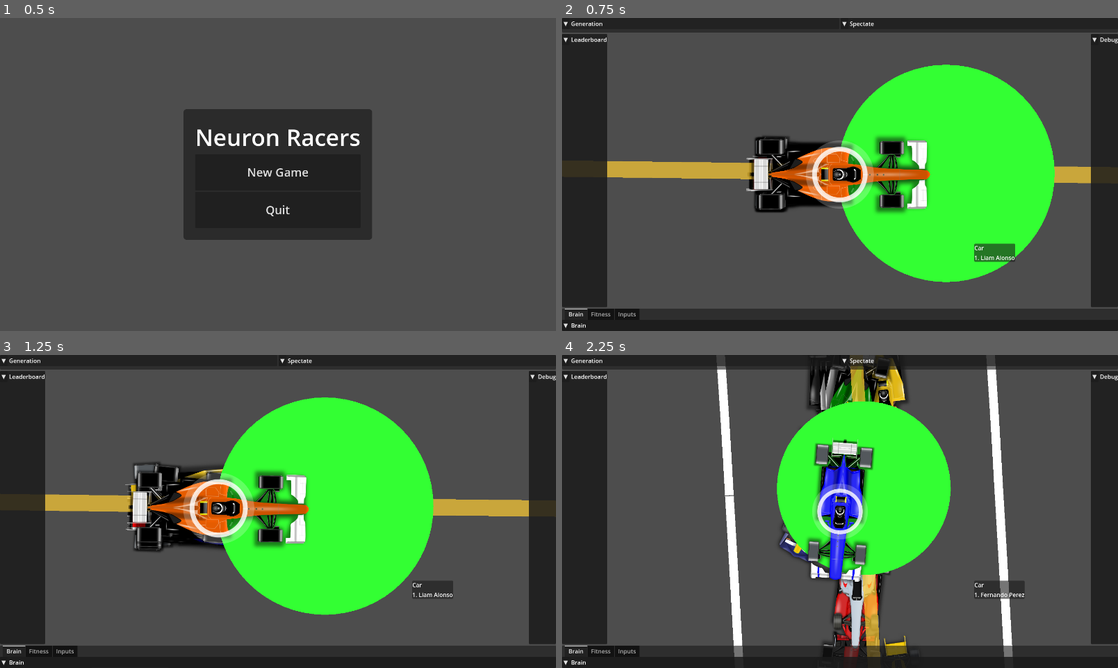
Above: before the commit, frames 1-4 (two rows, left to right).
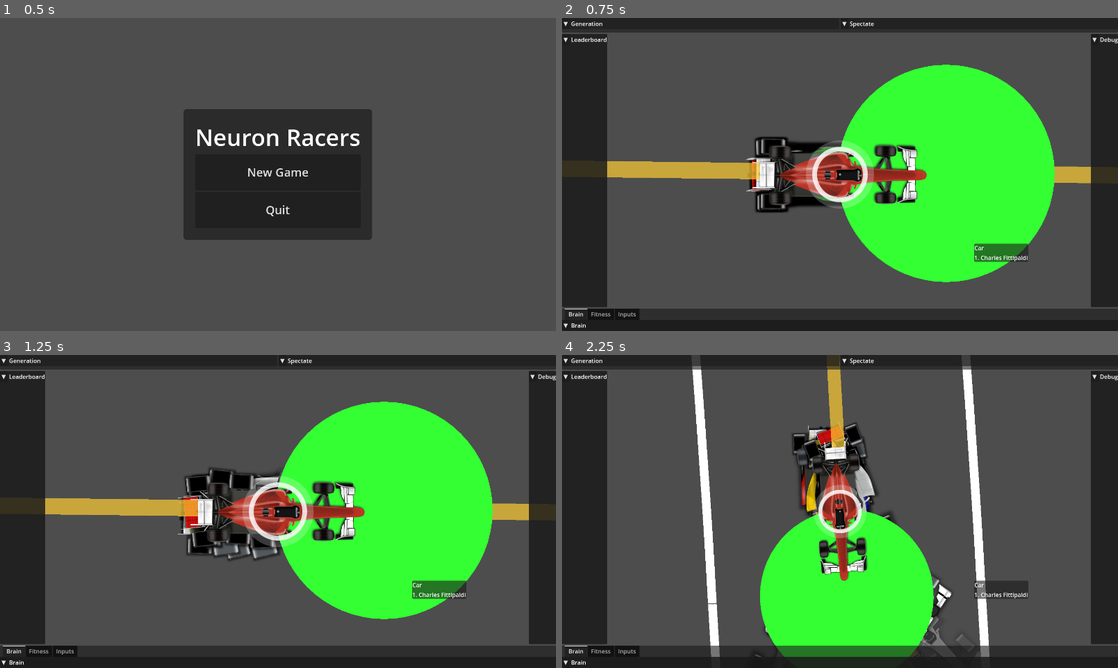
Above: after the commit, the same moments.

Repository: VitorMPCastro/NeuronRacers
Game: Godot game, scene res://scenes/ui/mainMenu.tscn
Two runs of this game, one before a commit and one after it. Both use one fixed random seed, a clock stepped at 60 frames per second and the inputs below.
Inputs (mouse positions are in pixels of both pictures, inside the frame that each line leads up to):
- Up to frame 1 (0.5 s): no input
- Up to frame 2 (0.75 s): click "New Game" at 0.5 s
- Up to frame 3 (1.25 s): no input
- Up to frame 4 (2.25 s): tap Enter at 1.25 s; move the mouse to (962, 495) at 1.27 s; hold Up (ui_up) 1.28-2 s; hold Q 1.28-2 s; click (962, 495) at 1.42 s; drag from (728, 527) to (856, 602) at 2.02 s

Frame 1 is identical in both runs. In frame 2, 5.2% of the frame differs, in the area x 10-89%, y 15-85%; in frame 3, 22%; in frame 4, 29%, in the area x 23-84%, y 0-97%.

Commit message:
feat: Update project configuration and enhance car dynamics with new grip and reverse features

Diff:
--- a/project.godot
+++ b/project.godot
@@ -13,7 +13,7 @@
 config/name="Neuron Racers"
 run/main_scene="uid://b034ouy7crnak"
 config/features=PackedStringArray("4.4", "Forward Plus")
-config/icon="res://icon.svg"
+config/icon="uid://dll0n508iv2v8"
 
 [display]
 
@@ -30,3 +30,5 @@
 
 renderer/rendering_method="gl_compatibility"
 renderer/rendering_method.mobile="gl_compatibility"
+anti_aliasing/quality/msaa_2d=2
+anti_aliasing/quality/screen_space_aa=1
--- a/scenes/car.tscn
+++ b/scenes/car.tscn
@@ -25,42 +25,84 @@
 [sub_resource type="Resource" id="Resource_4clw4"]
 script = ExtResource("4_3mrxu")
 enabled = true
-angle_deg = 15.0
+angle_deg = 22.0
 max_length_px = 1e+06
 metadata/_custom_type_script = "uid://dqguyqcyqkap"
 
 [sub_resource type="Resource" id="Resource_ctevm"]
 script = ExtResource("4_3mrxu")
 enabled = true
-angle_deg = -15.0
+angle_deg = 44.0
 max_length_px = 1e+06
 metadata/_custom_type_script = "uid://dqguyqcyqkap"
 
 [sub_resource type="Resource" id="Resource_uraa1"]
 script = ExtResource("4_3mrxu")
 enabled = true
-angle_deg = 30.0
+angle_deg = 66.0
 max_length_px = 1e+06
 metadata/_custom_type_script = "uid://dqguyqcyqkap"
 
 [sub_resource type="Resource" id="Resource_gm33m"]
 script = ExtResource("4_3mrxu")
 enabled = true
-angle_deg = -30.0
+angle_deg = 88.0
 max_length_px = 1e+06
 metadata/_custom_type_script = "uid://dqguyqcyqkap"
 
 [sub_resource type="Resource" id="Resource_ugdpj"]
 script = ExtResource("4_3mrxu")
 enabled = true
-angle_deg = 90.0
+angle_deg = 110.0
 max_length_px = 1e+06
 metadata/_custom_type_script = "uid://dqguyqcyqkap"
 
 [sub_resource type="Resource" id="Resource_hylxu"]
 script = ExtResource("4_3mrxu")
 enabled = true
-angle_deg = -90.0
+angle_deg = 132.0
+max_length_px = 1e+06
+metadata/_custom_type_script = "uid://dqguyqcyqkap"
+
+[sub_resource type="Resource" id="Resource_6mia2"]
+script = ExtResource("4_3mrxu")
+enabled = true
+angle_deg = -132.0
+max_length_px = 1e+06
+metadata/_custom_type_script = "uid://dqguyqcyqkap"
+
+[sub_resource type="Resource" id="Resource_a1jdg"]
+script = ExtResource("4_3mrxu")
+enabled = true
+angle_deg = -110.0
+max_length_px = 1e+06
+metadata/_custom_type_script = "uid://dqguyqcyqkap"
+
+[sub_resource type="Resource" id="Resource_7vqyg"]
+script = ExtResource("4_3mrxu")
+enabled = true
+angle_deg = -88.0
+max_length_px = 1e+06
+metadata/_custom_type_script = "uid://dqguyqcyqkap"
+
+[sub_resource type="Resource" id="Resource_l8qg8"]
+script = ExtResource("4_3mrxu")
+enabled = true
+angle_deg = -66.0
+max_length_px = 1e+06
+metadata/_custom_type_script = "uid://dqguyqcyqkap"
+
+[sub_resource type="Resource" id="Resource_f45sw"]
+script = ExtResource("4_3mrxu")
+enabled = true
+angle_deg = -44.0
+max_length_px = 1e+06
+metadata/_custom_type_script = "uid://dqguyqcyqkap"
+
+[sub_resource type="Resource" id="Resource_cp117"]
+script = ExtResource("4_3mrxu")
+enabled = true
+angle_deg = -22.0
 max_length_px = 1e+06
 metadata/_custom_type_script = "uid://dqguyqcyqkap"
 
@@ -94,8 +136,11 @@
 
 [node name="RayParent" type="Node2D" parent="."]
 script = ExtResource("3_jtldb")
-rays = Array[ExtResource("4_3mrxu")]([SubResource("Resource_cp117"), SubResource("Resource_4clw4"), SubResource("Resource_ctevm"), SubResource("Resource_uraa1"), SubResource("Resource_gm33m"), SubResource("Resource_ugdpj"), SubResource("Resource_hylxu")])
+rays = Array[ExtResource("4_3mrxu")]([SubResource("Resource_jtldb"), SubResource("Resource_4clw4"), SubResource("Resource_ctevm"), SubResource("Resource_uraa1"), SubResource("Resource_gm33m"), SubResource("Resource_ugdpj"), SubResource("Resource_hylxu"), SubResource("Resource_6mia2"), SubResource("Resource_a1jdg"), SubResource("Resource_7vqyg"), SubResource("Resource_l8qg8"), SubResource("Resource_f45sw"), SubResource("Resource_cp117")])
 normalize_output = false
 clamp_output = false
+default_ray_count = 14
+default_fov_deg = 270.0
+default_max_length_px = 1e+06
 hit_thickness = 6.0
 miss_thickness = 3.0
--- a/scripts/car/car.gd
+++ b/scripts/car/car.gd
@@ -18,6 +18,10 @@
 @export var reverse_engage_speed: float = 20.0        # px/s threshold to switch from braking to reverse drive
 @export var traction_curve: Curve = Curve.new()  # maps speed (px/s) to max turn rate (rad/sec)
 @export var wheel_base = 65          # Distância entre eixos
+
+# NEW: lateral grip and reverse engage angle
+@export var lateral_friction_ui: float = 250.0        # stronger sideways damping (UI units; coeff = /100)
+@export var reverse_engage_angle_deg: float = 45.0    # require facing ~backwards to engage reverse
 
 # AI input features (queried via telemetry/DataBroker, like the leaderboard)
 @export_group("AI Inputs")
@@ -111,6 +115,10 @@
 func drag_coeff() -> float:
 	return max(0.0, drag_ui) / 10000.0
 
+# NEW: lateral friction coeff
+func lateral_friction_coeff() -> float:
+	return max(0.0, lateral_friction_ui) / 100.0
+
 @onready var _car_telemetry: CarTelemetry = get_tree().get_first_node_in_group("car_telemetry") as CarTelemetry
 @onready var _rpm: RaceProgressionManager = get_tree().get_first_node_in_group("race_progression") as RaceProgressionManager
 
@@ -244,8 +252,15 @@
 				if speed > 0.0:
 					acceleration += -velocity.normalized() * braking * (-throttle_cmd)
 			else:
-				# If still moving forward above threshold, brake first
-				if fwd_speed > reverse_engage_speed and speed > 0.0:
+				# NEW: only engage reverse when nearly stopped OR actually moving backwards
+				var forward_dot := 0.0
+				if speed > 0.0:
+					forward_dot = transform.x.dot(velocity / speed)   # 1=forward, -1=backward, 0=sideways
+				var moving_backward := forward_dot <= -cos(deg_to_rad(reverse_engage_angle_deg))
+				var can_engage_reverse := (speed < reverse_engage_speed) or moving_backward
+
+				if not can_engage_reverse:
+					# While sliding forward/sideways: brake to kill velocity (prevents crab-walking)
 					acceleration += -velocity.normalized() * braking * (-throttle_cmd)
 				else:
 					# Engage reverse drive (backward acceleration)
@@ -269,12 +284,16 @@
 	var dir := v / speed
 	var b := friction_coeff()
 	var a := drag_coeff()
-	# Linear damping (rolling resistance, drivetrain losses)
+	# Isotropic damping (acts on current motion direction)
 	var linear = -dir * b * speed
-	# Quadratic damping (air drag)
 	var quadratic = -dir * a * speed * speed
-	# Add to this frame's acceleration (no extra delta here)
-	acceleration += linear + quadratic
+
+	# NEW: lateral grip (strongly damps sideways slip relative to car heading)
+	var side_speed := velocity.dot(transform.y)             # sideways component
+	var side_linear := -transform.y * lateral_friction_coeff() * side_speed
+
+	# Add to this frame's acceleration
+	acceleration += linear + quadratic + side_linear
 
 # 🔄 Steering: preserve speed, rotate velocity by a max angular step
 func calculate_steering(delta: float) -> void:
--- a/scripts/manager/agentManager.gd
+++ b/scripts/manager/agentManager.gd
@@ -86,10 +86,6 @@
 	DirAccess.make_dir_recursive_absolute(save_dir)
 	spawn_population()
 
-
-func _physics_process(delta: float) -> void:
-	update_car_fitness()
-
 func _process(delta):
 	if !is_training:
 		return
@@ -99,6 +95,7 @@
 		next_generation()
 
 func _on_ai_timer_timeout() -> void:
+	update_car_fitness()         # do it at ai_actions_per_second
 	ai_tick.emit()
 
 func _update_ai_timer() -> void:
--- a/scripts/telemetry/carTelemetry.gd
+++ b/scripts/telemetry/carTelemetry.gd
@@ -2,7 +2,7 @@
 class_name CarTelemetry
 
 @export var auto_sample: bool = true
-@export var update_interval: float = 0.5
+@export var update_interval: float = 1.0  # was 0.5; sample less often
 # Set any car properties you want to print. Example starts with driver name.
 @export var feature_paths: PackedStringArray = ["car_data.pilot.get_full_name()", "car_data.fitness"]
 
Not shown: 2 places in scenes/car.tscn that only renumber resources
